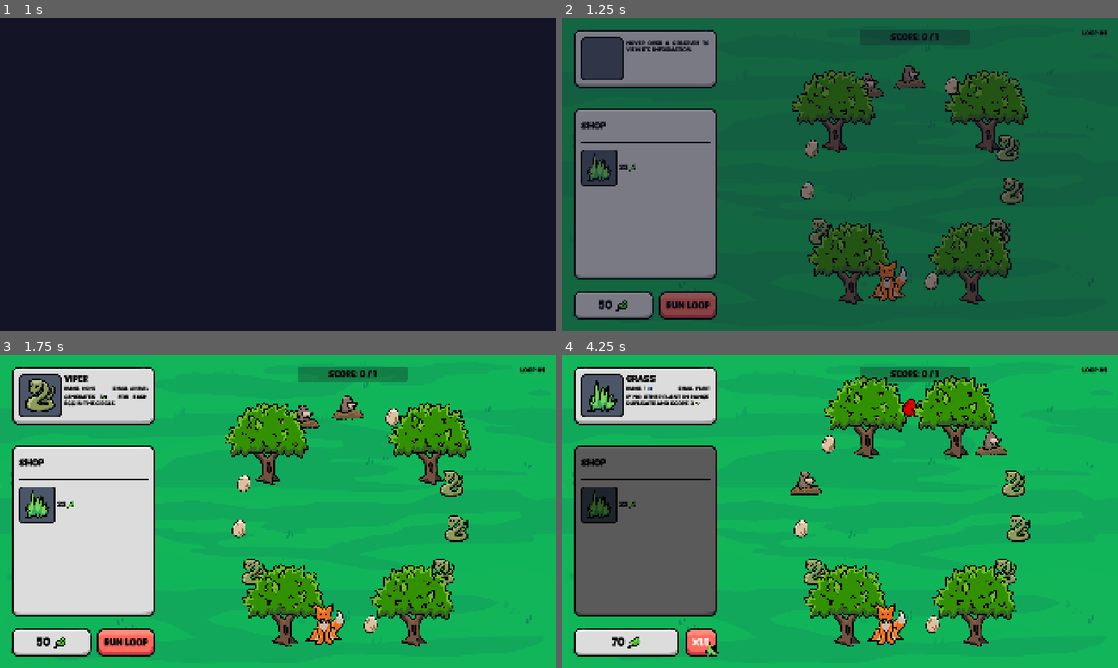
Above: before the commit, frames 1-4 (two rows, left to right).
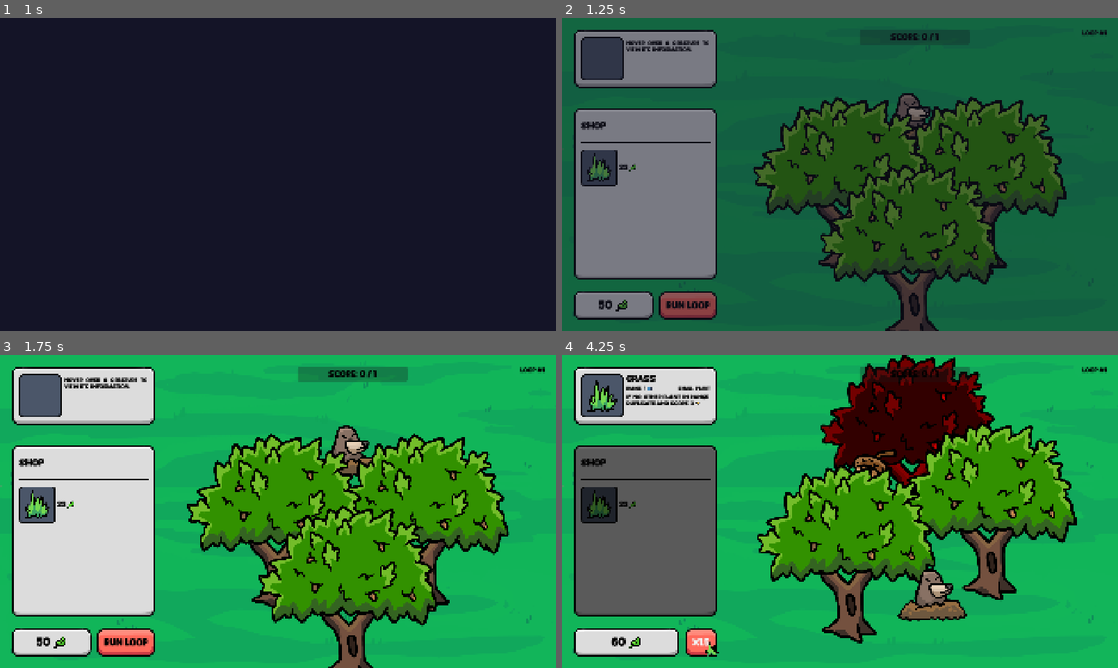
Above: after the commit, the same moments.

Repository: elliotfontaine/gmtk-2025-submission
Game: Godot game, scene res://scenes/main_menu.tscn
Two runs of this game, one before a commit and one after it. Both use one fixed random seed, a clock stepped at 60 frames per second and the inputs below. The engine's default icon, where the game draws it, is replaced by a stand-in: a white triangle on a blue panel in a dark square.
Inputs (mouse positions are in pixels of both pictures, inside the frame that each line leads up to):
- Up to frame 1 (1 s): click "play." at 0.5 s
- Up to frame 2 (1.25 s): no input
- Up to frame 3 (1.75 s): tap Enter at 1.25 s; drag from (350, 414) to (444, 486) at 1.27 s
- Up to frame 4 (4.25 s): click (606, 505) at 2 s; click "Run Loop" at 2.75 s; click "x1" at 3.5 s

Frame 1 is identical in both runs. In frame 2, 27% of the frame differs, in the area x 34-91%, y 15-100%; in frame 3, 30%; in frame 4, 32%, in the area x 8-93%, y 0-94%.

Commit message:
oak adjustments

Diff:
--- a/scenes/world.gd
+++ b/scenes/world.gd
@@ -8,7 +8,7 @@
 const EMPTY_SLOT = preload("res://scenes/empty_slot.tscn")
 
 ##change this value to dictate the creature size you want:
-const initial_radius: float = 1.0 / 8
+const initial_radius: float = 1.0 / 7
 ##change this value to dictate how much space the loop should take:
 const zoom_factor: float = 0.7
 const base_creature_distance: int = 60
@@ -62,20 +62,9 @@
 func _ready() -> void:
 	money = money # (to trigger label update)
 	add_creature(1,Constants.SPECIES.MOLE)
-	add_creature(1,Constants.SPECIES.EGG)
 	add_creature(1,Constants.SPECIES.OAK)
-	add_creature(1,Constants.SPECIES.VIPER)
-	add_creature(1,Constants.SPECIES.VIPER)
-	add_creature(1,Constants.SPECIES.VIPER)
 	add_creature(1,Constants.SPECIES.OAK)
-	add_creature(1,Constants.SPECIES.EGG)
-	add_creature(1,Constants.SPECIES.FOX)
 	add_creature(1,Constants.SPECIES.OAK)
-	add_creature(1,Constants.SPECIES.VIPER)
-	add_creature(1,Constants.SPECIES.EGG)
-	add_creature(1,Constants.SPECIES.EGG)
-	add_creature(1,Constants.SPECIES.OAK)
-	add_creature(1,Constants.SPECIES.MOLE)
 	next_level()
 
 ##to call whenever you affect the number of creatures in the loop
@@ -242,8 +231,8 @@
 		Constants.SPECIES.HEDGEHOG:
 			if await eat_something_in_range(creature, creature.current_range, [Constants.FAMILIES.PLANT], [Constants.SIZES.SMALL]):
 				score_current += creature.species.score_reward_1
-				await get_tree().create_timer(game_speed).timeout
 				await update_creature_positions()
+				await get_tree().create_timer(game_speed).timeout
 			else:
 				do_no_action()
 		##chimkin consumes an insect, if succesful creates an egg
@@ -389,6 +378,7 @@
 			Constants.SPECIES.ACORN:
 				score_current += creature.species.score_reward_1
 				remove_queue.append(creature)
+				await get_tree().create_timer(game_speed/4).timeout
 
 	for creature in remove_queue:
 		await remove(creature)
@@ -513,10 +503,16 @@
 	await add_creature(1, what, pos, who.position)
 
 func create_in_a_random_space_in_range(who:Creature, what:Constants.SPECIES, range:int) -> void:
-	var pos: int = creatures.find(who) + randi_range(1,range)
+	var pos: int = creatures.find(who) + randi_range(1,range) * [-1,1].pick_random()
+	if pos >= iterator+1:
+		pass
+	else:
+		iterator += 1
+
 	if pos > creatures.size():
 		pos = -1
 	await add_creature(1, what, pos, who.position)
+
 
 
 #endregion
